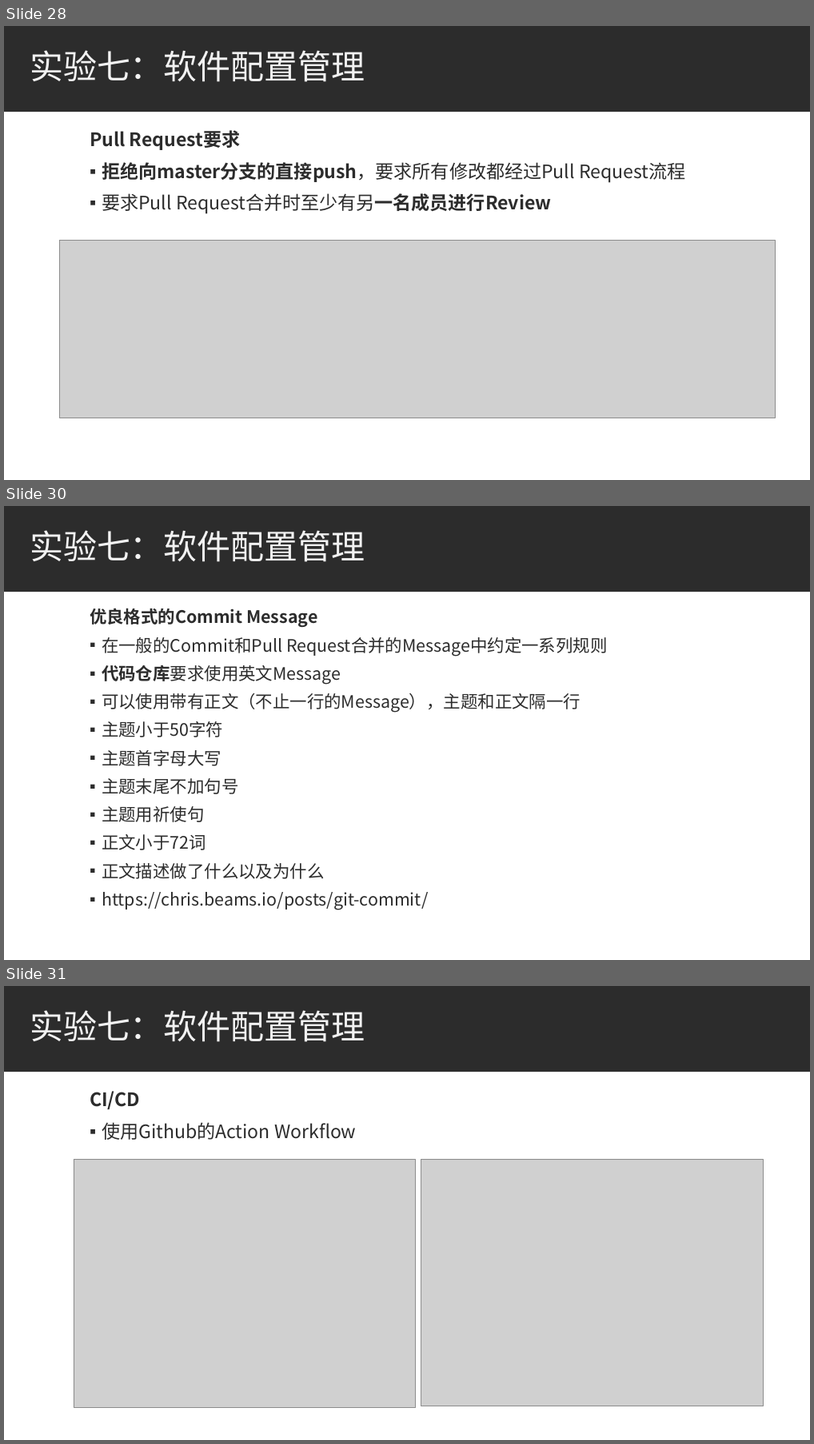
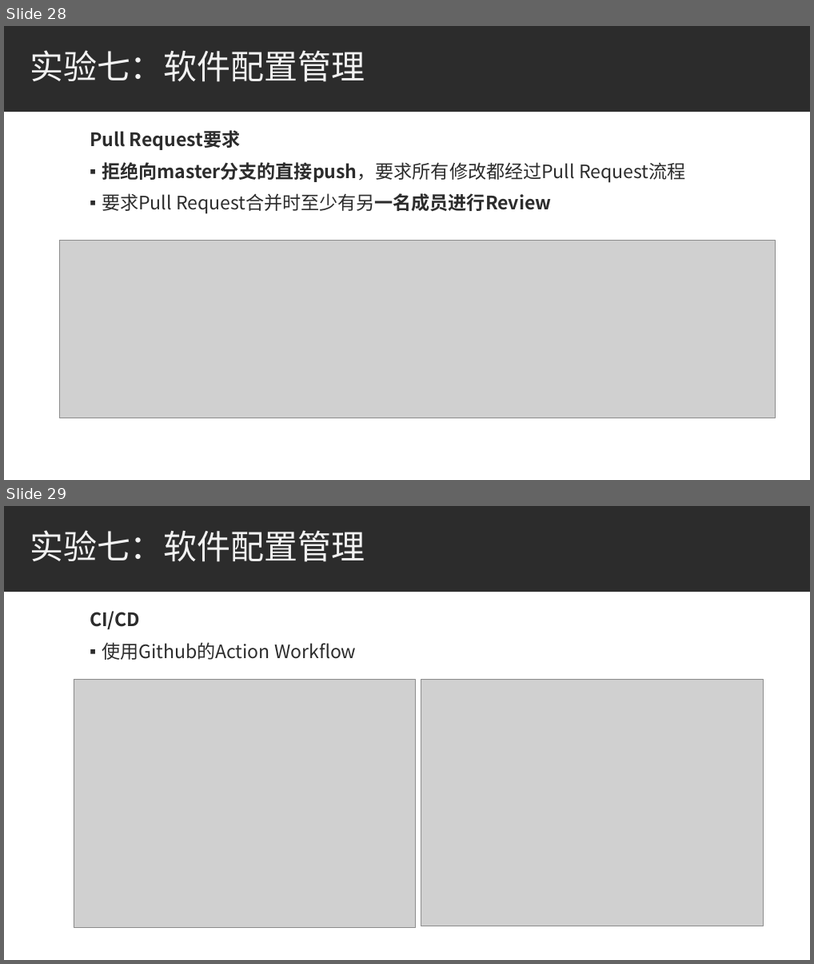
Before and after one commit to bhsei/20_H, a slide deck: 3.项目PPT/第5周_需求分析汇报ppt.pptx. Shown one above the other, each under a label of ours: slides 28, 30 and 31 before the commit, slides 28 and 29 after it; the slides between them are not shown. The pictures are 814x1444 and 814x964 pixels, drawn with LibreOffice and Linux fonts; fonts in the diff are those of the drawing; grey boxes stand for pictures. Boxes give left, top, right and bottom in pixels: in the first picture for what was removed or moved away, otherwise in the second. Text is boxed around its words. In the diff, an @@ line names an element or a change of style, - is before the commit and + after.

```diff
--- a/3.项目PPT/第5周_需求分析汇报ppt.pptx
+++ b/3.项目PPT/第5周_需求分析汇报ppt.pptx
@@ slide 30 removed at (x1=4, y1=506, x2=810, y2=960), background #FFFFFF; not listed: 1 template element that a slide beside it also shows @@
@@ title removed at (x1=30, y1=530, x2=366, y2=562) @@
-实验七：软件配置管理
@@ text removed at (x1=90, y1=608, x2=608, y2=910) @@
-优良格式的Commit Message
-▪ 在一般的Commit和Pull Request合并的Message中约定一系列规则
-▪ 代码仓库要求使用英文Message
-▪ 可以使用带有正文（不止一行的Message），主题和正文隔一行
-▪ 主题小于50字符
-▪ 主题首字母大写
-▪ 主题末尾不加句号
-▪ 主题用祈使句
-▪ 正文小于72词
-▪ 正文描述做了什么以及为什么
-▪ https://chris.beams.io/posts/git-commit/
@@ what was slide 31 is now slide 29 @@
```
Also in this commit, not shown: 2 slides changed, 1 slide added, 2 other slides removed, 4 other files.
